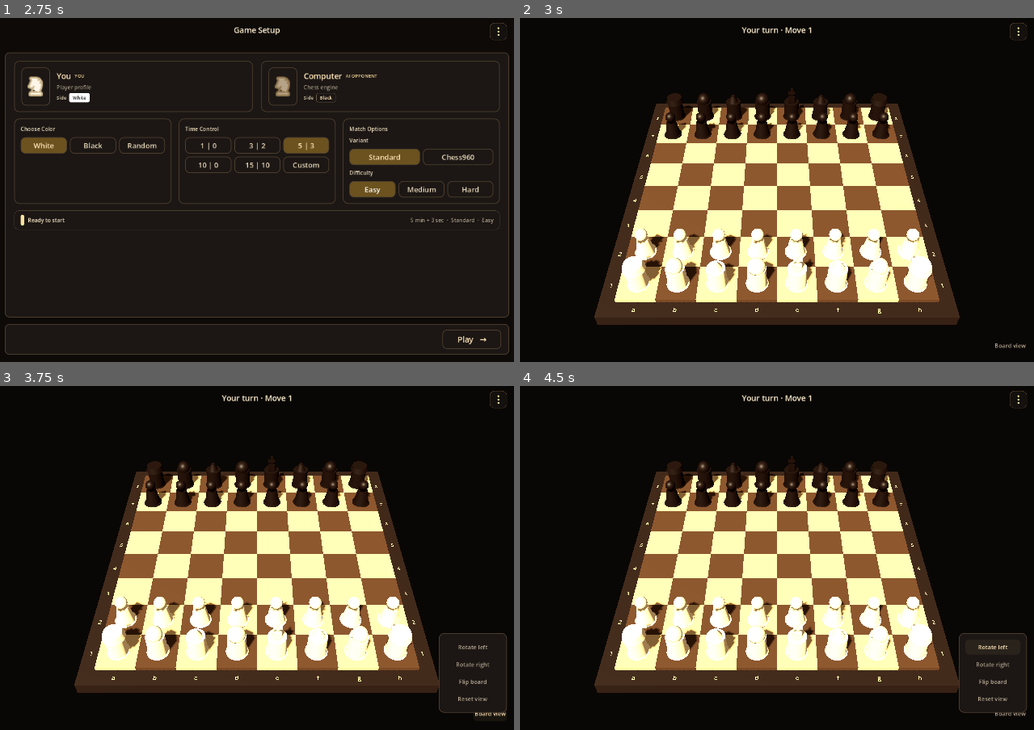
Above: before the commit, frames 1-4 (two rows, left to right).
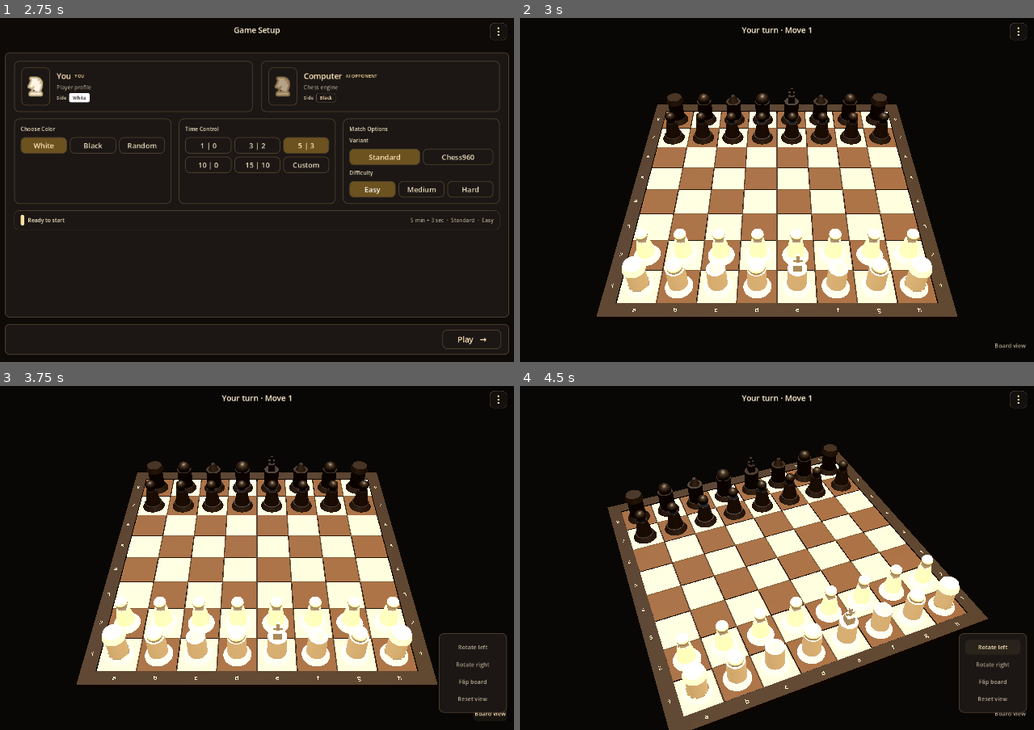
Above: after the commit, the same moments.

Repository: shedrackgodstime/chess-relay
Game: Godot game, scene res://src/ui/app/app_root.tscn
Same seed, same stepped clock (60 frames per second), same inputs: the game is played once before the commit and once after it.
Inputs:
- Up to frame 1 (2.75 s): click "Vs computer" at 0.5 s; click "Easy" at 1.25 s; click "Easy" at 2 s
- Up to frame 2 (3 s): click "Play →" at 2.75 s
- Up to frame 3 (3.75 s): click "Board view" at 3.5 s
- Up to frame 4 (4.5 s): click "Rotate left" at 4.25 s

Frame 1 is identical in both runs. In frame 2, 35% of the frame differs, in the area x 14-86%, y 20-90%; in frame 3, 35%; in frame 4, 40%, in the area x 14-92%, y 16-100%.

Commit message:
checkpoint

Diff:
--- a/godot/src/game/board/board_view.gd
+++ b/godot/src/game/board/board_view.gd
@@ -5,10 +5,14 @@
 
 const BOARD_SIZE := 8
 const SQUARE_SIZE := 1.0
-const BOARD_HEIGHT := 0.16
-const FRAME_MARGIN := 0.42
-const FRAME_HEIGHT := 0.34
-const FRAME_CENTER_Y := -0.12
+const SQUARE_GAP := 0.035
+const SQUARE_THICKNESS := 0.07
+const BOARD_SURFACE_Y := 0.0
+const FRAME_MARGIN := 0.38
+const FRAME_LIP := 0.025
+const FRAME_DEPTH := 0.16
+const PLINTH_DEPTH := 0.26
+const PLINTH_INSET := 0.12
 
 const LIGHT_SQUARE := Color(0.76, 0.67, 0.52, 1.0)
 const DARK_SQUARE := Color(0.28, 0.20, 0.14, 1.0)
@@ -63,7 +67,7 @@
 	var highlight := _make_box(
 		Vector3(SQUARE_SIZE * 0.86, 0.025, SQUARE_SIZE * 0.86),
 		color,
-		Vector3(square_to_world(square, BOARD_HEIGHT + 0.04))
+		Vector3(square_to_world(square, BOARD_SURFACE_Y + 0.012))
 	)
 	highlight.name = "SelectedSquare"
 	_highlights_root.add_child(highlight)
@@ -104,18 +108,14 @@
 	_legal_moves_root = _new_overlay_root("LegalMoves")
 	_check_root = _new_overlay_root("Check")
 	_square_colors = [LIGHT_SQUARE, DARK_SQUARE]
-	var footprint := BOARD_SIZE * SQUARE_SIZE + FRAME_MARGIN * 2.0
-	var frame := _make_box(
-		Vector3(footprint, FRAME_HEIGHT, footprint), FRAME_COLOR, Vector3(0, FRAME_CENTER_Y, 0)
-	)
-	frame.name = "BoardFrame"
-	add_child(frame)
+	_build_frame()
 	for rank in BOARD_SIZE:
 		for file in BOARD_SIZE:
 			var square := _make_box(
-				Vector3(SQUARE_SIZE, BOARD_HEIGHT, SQUARE_SIZE),
+				Vector3(SQUARE_SIZE - SQUARE_GAP, SQUARE_THICKNESS, SQUARE_SIZE - SQUARE_GAP),
 					_square_colors[(file + rank) % 2],
-				square_to_world("%s%d" % [char("a".unicode_at(0) + file), rank + 1], BOARD_HEIGHT * 0.5)
+				square_to_world("%s%d" % [char("a".unicode_at(0) + file), rank + 1],
+					BOARD_SURFACE_Y - SQUARE_THICKNESS * 0.5)
 			)
 			square.name = "Square_%s%d" % [char("a".unicode_at(0) + file), rank + 1]
 			_squares_root.add_child(square)
@@ -126,7 +126,8 @@
 	area.name = "BoardInputSurface"
 	var collision := CollisionShape3D.new()
 	var shape := BoxShape3D.new()
-	shape.size = Vector3(BOARD_SIZE * SQUARE_SIZE, BOARD_HEIGHT, BOARD_SIZE * SQUARE_SIZE)
+	shape.size = Vector3(BOARD_SIZE * SQUARE_SIZE, SQUARE_THICKNESS, BOARD_SIZE * SQUARE_SIZE)
+	area.position.y = BOARD_SURFACE_Y - SQUARE_THICKNESS * 0.5
 	collision.shape = shape
 	area.add_child(collision)
 	area.input_event.connect(_on_board_input)
@@ -140,7 +141,7 @@
 	var board_half := BOARD_SIZE * SQUARE_SIZE * 0.5
 	var frame_half := board_half + FRAME_MARGIN
 	var frame_label_offset := (board_half + frame_half) * 0.5
-	var frame_top := FRAME_CENTER_Y + FRAME_HEIGHT * 0.5
+	var frame_top := FRAME_LIP
 	var label_height := frame_top + 0.004
 	for file in BOARD_SIZE:
 		var file_name := char("a".unicode_at(0) + file)
@@ -201,11 +202,37 @@
 		child.free()
 
 
+func _build_frame() -> void:
+	var inner := BOARD_SIZE * SQUARE_SIZE * 0.5
+	var outer := inner + FRAME_MARGIN
+	var centre_offset := (outer + inner) * 0.5
+	var rail_y := FRAME_LIP - FRAME_DEPTH * 0.5
+	var front_back_size := Vector3(outer * 2.0, FRAME_DEPTH, FRAME_MARGIN)
+	var left_right_size := Vector3(FRAME_MARGIN, FRAME_DEPTH, inner * 2.0)
+	for side in [-1.0, 1.0]:
+		var rail := _make_box(front_back_size, FRAME_COLOR,
+			Vector3(0.0, rail_y, side * centre_offset))
+		rail.name = "FrameRail_%s" % ("Front" if side > 0.0 else "Back")
+		add_child(rail)
+		rail = _make_box(left_right_size, FRAME_COLOR,
+			Vector3(side * centre_offset, rail_y, 0.0))
+		rail.name = "FrameRail_%s" % ("Right" if side > 0.0 else "Left")
+		add_child(rail)
+	var plinth_half := outer - PLINTH_INSET
+	var plinth := _make_box(
+		Vector3(plinth_half * 2.0, PLINTH_DEPTH, plinth_half * 2.0),
+		FRAME_COLOR,
+		Vector3(0.0, -SQUARE_THICKNESS - PLINTH_DEPTH * 0.5, 0.0)
+	)
+	plinth.name = "BoardPlinth"
+	add_child(plinth)
+
+
 func _square_overlay(square: String, color: Color, prefix: String) -> MeshInstance3D:
 	var overlay := _make_box(
 		Vector3(SQUARE_SIZE * 0.84, 0.026, SQUARE_SIZE * 0.84),
 		color,
-		Vector3(square_to_world(square, BOARD_HEIGHT + 0.045))
+		Vector3(square_to_world(square, BOARD_SURFACE_Y + 0.012))
 	)
 	overlay.name = "%s_%s" % [prefix, square]
 	return overlay
--- /dev/null
+++ b/godot/src/game/camera/orbit_camera.gd
@@ -0,0 +1,60 @@
+class_name GameOrbitCamera
+extends Camera3D
+
+@export var target := Vector3.ZERO
+@export var yaw_degrees := 0.0
+@export var pitch_degrees := 45.0
+@export var distance := 15.27
+@export var min_distance := 9.0
+@export var max_distance := 22.0
+@export var min_pitch_degrees := 24.0
+@export var max_pitch_degrees := 72.0
+@export var rotate_degrees_per_pixel := 0.45
+@export var wheel_zoom_step := 1.12
+
+var _dragging_mouse := false
+
+
+func _ready() -> void:
+	_apply()
+
+
+func reset_view(new_yaw := 0.0, new_pitch := 45.0) -> void:
+	yaw_degrees = new_yaw
+	pitch_degrees = new_pitch
+	_apply()
+
+
+func set_distance(new_distance: float) -> void:
+	distance = clampf(new_distance, min_distance, max_distance)
+	_apply()
+
+
+func orbit_by(yaw_delta: float, pitch_delta := 0.0) -> void:
+	yaw_degrees = fmod(yaw_degrees + yaw_delta, 360.0)
+	pitch_degrees = clampf(pitch_degrees + pitch_delta, min_pitch_degrees, max_pitch_degrees)
+	_apply()
+
+
+func _apply() -> void:
+	var yaw := deg_to_rad(yaw_degrees)
+	var pitch := deg_to_rad(pitch_degrees)
+	var offset := Vector3(
+		cos(pitch) * sin(yaw),
+		sin(pitch),
+		cos(pitch) * cos(yaw)
+	) * distance
+	transform = Transform3D(Basis(), target + offset).looking_at(target, Vector3.UP)
+
+
+func _unhandled_input(event: InputEvent) -> void:
+	if event is InputEventMouseButton:
+		if event.button_index == MOUSE_BUTTON_LEFT:
+			_dragging_mouse = event.pressed
+		elif event.pressed and event.button_index == MOUSE_BUTTON_WHEEL_UP:
+			set_distance(distance / wheel_zoom_step)
+		elif event.pressed and event.button_index == MOUSE_BUTTON_WHEEL_DOWN:
+			set_distance(distance * wheel_zoom_step)
+	elif event is InputEventMouseMotion and _dragging_mouse:
+		orbit_by(-event.relative.x * rotate_degrees_per_pixel,
+			-event.relative.y * rotate_degrees_per_pixel)
--- a/godot/src/game/pieces/piece_view.gd
+++ b/godot/src/game/pieces/piece_view.gd
@@ -15,11 +15,13 @@
 func configure(type: String, piece_side: String) -> void:
 	piece_type = type
 	side = piece_side
+	rotation.y = PI if side == "black" else 0.0
 	if is_node_ready():
 		_build_visual()
 
 
 func _build_visual() -> void:
+	rotation.y = PI if side == "black" else 0.0
 	for child in get_children():
 		child.queue_free()
 	var root_material := StandardMaterial3D.new()
@@ -32,7 +34,7 @@
 	base_mesh.height = 0.16
 	base.mesh = base_mesh
 	base.material_override = root_material
-	base.position.y = 0.1
+	base.position.y = 0.08
 	add_child(base)
 	var body := MeshInstance3D.new()
 	var body_mesh := CylinderMesh.new()
--- a/godot/src/ui/screens/game/game_screen.gd
+++ b/godot/src/ui/screens/game/game_screen.gd
@@ -11,15 +11,7 @@
 @onready var _camera: Camera3D = %Camera
 @onready var _board_view_button: Button = %BoardViewButton
 
-const CAMERA_DISTANCE := 15.27
-const CAMERA_MIN_PITCH := 24.0
-const CAMERA_MAX_PITCH := 72.0
-const CAMERA_DRAG_SENSITIVITY := 0.35
-
-var _camera_yaw := 0.0
-var _camera_pitch := 45.0
 var _camera_scale := 1.0
-var _orbit_dragging := false
 
 
 func _ready() -> void:
@@ -35,51 +27,35 @@
 		_update_camera_framing()
 
 
-func _input(event: InputEvent) -> void:
-	if event is InputEventMouseButton and event.button_index == MOUSE_BUTTON_LEFT:
-		if event.pressed and event.position.y > 80.0 \
-			and not _board_view_button.get_global_rect().has_point(event.position):
-			_orbit_dragging = true
-			get_viewport().set_input_as_handled()
-		elif not event.pressed:
-			_orbit_dragging = false
-	elif event is InputEventMouseMotion and _orbit_dragging:
-		_camera_yaw -= event.relative.x * CAMERA_DRAG_SENSITIVITY
-		_camera_pitch = clampf(
-			_camera_pitch + event.relative.y * CAMERA_DRAG_SENSITIVITY,
-			CAMERA_MIN_PITCH,
-			CAMERA_MAX_PITCH
-		)
-		_apply_camera_orbit()
-		get_viewport().set_input_as_handled()
-
-
 func _toggle_board_view_menu() -> void:
-	var existing := get_node_or_null("HUD/BoardViewMenu")
+	var existing := get_node_or_null("HUD/BoardViewOverlay")
 	if existing != null:
 		existing.queue_free()
 		return
+	var overlay := Control.new()
+	overlay.name = "BoardViewOverlay"
+	overlay.set_anchors_and_offsets_preset(Control.PRESET_FULL_RECT)
+	overlay.mouse_filter = Control.MOUSE_FILTER_STOP
+	overlay.gui_input.connect(_on_board_view_overlay_input.bind(overlay))
+	$HUD.add_child(overlay)
 	var menu := PanelContainer.new()
 	menu.name = "BoardViewMenu"
 	menu.theme_type_variation = &"Card"
 	menu.custom_minimum_size = Vector2(190.0, 0.0)
 	menu.position = Vector2(maxf(size.x - 214.0, 16.0), size.y - 270.0)
-	$HUD.add_child(menu)
+	overlay.add_child(menu)
 	var actions := VBoxContainer.new()
 	actions.add_theme_constant_override("separation", 6)
 	menu.add_child(actions)
-	actions.add_child(_board_view_action("Rotate left", -90.0, menu))
-	actions.add_child(_board_view_action("Rotate right", 90.0, menu))
+	actions.add_child(_board_view_action("Rotate left", -22.5, menu))
+	actions.add_child(_board_view_action("Rotate right", 22.5, menu))
 	actions.add_child(_board_view_action("Flip board", 180.0, menu))
 	var reset := Button.new()
 	reset.text = "Reset view"
 	reset.custom_minimum_size.y = 42.0
 	reset.theme_type_variation = &"QuietButton"
 	reset.pressed.connect(func():
-		_camera_yaw = 0.0
-		_camera_pitch = 45.0
-		_apply_camera_orbit()
-		menu.queue_free()
+		_camera.reset_view()
 	)
 	actions.add_child(reset)
 
@@ -90,11 +66,18 @@
 	action.custom_minimum_size.y = 42.0
 	action.theme_type_variation = &"QuietButton"
 	action.pressed.connect(func():
-		_camera_yaw += degrees
-		_apply_camera_orbit()
-		menu.queue_free()
+		_camera.orbit_by(degrees)
 	)
 	return action
+
+
+func _on_board_view_overlay_input(event: InputEvent, overlay: Control) -> void:
+	if event is InputEventMouseButton and event.pressed:
+		overlay.queue_free()
+		get_viewport().set_input_as_handled()
+	elif event is InputEventScreenTouch and event.pressed:
+		overlay.queue_free()
+		get_viewport().set_input_as_handled()
 
 
 func _update_camera_framing(width: float = -1.0, height: float = -1.0) -> void:
@@ -105,19 +88,7 @@
 		return
 	var aspect := viewport_width / viewport_height
 	_camera_scale = clampf(1.5 / maxf(aspect, 0.65), 1.0, 1.45)
-	_apply_camera_orbit()
-
-
-func _apply_camera_orbit() -> void:
-	var yaw := deg_to_rad(_camera_yaw)
-	var pitch := deg_to_rad(_camera_pitch)
-	var distance := CAMERA_DISTANCE * _camera_scale
-	_camera.position = Vector3(
-		sin(yaw) * cos(pitch) * distance,
-		sin(pitch) * distance,
-		cos(yaw) * cos(pitch) * distance
-	)
-	_camera.look_at(Vector3.ZERO, Vector3.UP)
+	_camera.set_distance(15.27 * _camera_scale)
 
 
 func _on_square_pressed(square: String) -> void:
--- a/godot/src/ui/screens/game/game_screen.tscn
+++ b/godot/src/ui/screens/game/game_screen.tscn
@@ -1,8 +1,9 @@
-[gd_scene load_steps=5 format=3]
+[gd_scene load_steps=6 format=3]
 
 [ext_resource type="Script" path="res://src/ui/screens/game/game_screen.gd" id="1_game"]
 [ext_resource type="PackedScene" path="res://src/game/board/board_view.tscn" id="2_board"]
 [ext_resource type="PackedScene" path="res://src/ui/components/game_header/game_header.tscn" id="3_header"]
+[ext_resource type="Script" path="res://src/game/camera/orbit_camera.gd" id="4_camera"]
 
 [sub_resource type="Environment" id="Environment_game"]
 background_mode = 1
@@ -28,10 +29,34 @@
 environment = SubResource("Environment_game")
 
 [node name="KeyLight" type="DirectionalLight3D" parent="World"]
-rotation_degrees = Vector3(-52, -28, 0)
+rotation_degrees = Vector3(-90, 0, 0)
 light_color = Color(1, 0.91, 0.75, 1)
 light_energy = 1.35
 shadow_enabled = true
+
+[node name="OpponentFillLight" type="OmniLight3D" parent="World"]
+position = Vector3(0, 6, -7)
+light_color = Color(0.82, 0.88, 1, 1)
+light_energy = 0.55
+omni_range = 18.0
+
+[node name="PlayerFillLight" type="OmniLight3D" parent="World"]
+position = Vector3(0, 6, 7)
+light_color = Color(1, 0.9, 0.76, 1)
+light_energy = 0.55
+omni_range = 18.0
+
+[node name="LeftFillLight" type="OmniLight3D" parent="World"]
+position = Vector3(-7, 5, 0)
+light_color = Color(0.84, 0.9, 1, 1)
+light_energy = 0.35
+omni_range = 18.0
+
+[node name="RightFillLight" type="OmniLight3D" parent="World"]
+position = Vector3(7, 5, 0)
+light_color = Color(1, 0.86, 0.72, 1)
+light_energy = 0.35
+omni_range = 18.0
 
 [node name="Camera" type="Camera3D" parent="World"]
 unique_name_in_owner = true
@@ -39,6 +64,7 @@
 rotation_degrees = Vector3(-43, 0, 0)
 current = true
 fov = 38.0
+script = ExtResource("4_camera")
 
 [node name="Board" parent="World" instance=ExtResource("2_board")]
 unique_name_in_owner = true
--- a/godot/tests/ui_smoke_test.gd
+++ b/godot/tests/ui_smoke_test.gd
@@ -181,14 +181,28 @@
 		"board exposes file coordinate labels")
 	_check(game._board.get_node("Coordinates/RankLeft_1").mesh.text == "1",
 		"board exposes rank coordinate labels")
-	_check(is_equal_approx(game._board.get_node("Coordinates/FileFront_a").position.z, 4.21),
+	_check(is_equal_approx(game._board.get_node("Coordinates/FileFront_a").position.z, 4.19),
 		"file labels are pinned to the frame midpoint")
-	_check(is_equal_approx(game._board.get_node("Coordinates/RankLeft_1").position.x, -4.21),
+	_check(is_equal_approx(game._board.get_node("Coordinates/RankLeft_1").position.x, -4.19),
 		"rank labels are pinned to the frame midpoint")
-	_check(is_equal_approx(game._board.get_node("Coordinates/FileFront_a").position.y, 0.054),
+	_check(is_equal_approx(game._board.get_node("Coordinates/FileFront_a").position.y, 0.029),
 		"coordinate markings sit on the frame top surface")
 	_check(game._pieces.get_child_count() == 32,
 		"game screen renders a complete demo position")
+	var key_light := game.get_node("World/KeyLight") as DirectionalLight3D
+	_check(is_equal_approx(key_light.rotation_degrees.x, -90.0),
+		"game key light is directly above the board")
+	_check(game.get_node("World/OpponentFillLight") is OmniLight3D,
+		"game has an opponent-side fill light")
+	_check(game.get_node("World/PlayerFillLight") is OmniLight3D,
+		"game has a player-side fill light")
+	_check(game.get_node("World/LeftFillLight") is OmniLight3D,
+		"game has a left-side fill light")
+	_check(game.get_node("World/RightFillLight") is OmniLight3D,
+		"game has a right-side fill light")
+	var black_piece := game._pieces.get_child(2) as ChessPieceView
+	_check(is_equal_approx(black_piece.rotation.y, PI),
+		"black pieces face the opposing side")
 	game._update_camera_framing(1440.0, 900.0)
 	var wide_camera_height := game._camera.position.y
 	game._update_camera_framing(640.0, 900.0)
@@ -198,16 +212,44 @@
 	_check(is_equal_approx(game._camera.position.y, wide_camera_height),
 		"game camera restores framing for a wide viewport")
 	var initial_camera_position := game._camera.position
-	game._camera_yaw = 90.0
-	game._apply_camera_orbit()
+	game._camera.orbit_by(90.0)
 	_check(not game._camera.position.is_equal_approx(initial_camera_position),
 		"game camera orbits around the board")
+	var drag_yaw: float = game._camera.yaw_degrees
+	var drag_start := InputEventMouseButton.new()
+	drag_start.button_index = MOUSE_BUTTON_LEFT
+	drag_start.pressed = true
+	game._camera._unhandled_input(drag_start)
+	var drag_motion := InputEventMouseMotion.new()
+	drag_motion.relative = Vector2(40.0, 0.0)
+	game._camera._unhandled_input(drag_motion)
+	var drag_end := InputEventMouseButton.new()
+	drag_end.button_index = MOUSE_BUTTON_LEFT
+	drag_end.pressed = false
+	game._camera._unhandled_input(drag_end)
+	_check(not is_equal_approx(game._camera.yaw_degrees, drag_yaw),
+		"camera drag input changes orbit yaw")
+	var camera_distance: float = game._camera.distance
+	game._camera.set_distance(camera_distance + 2.0)
+	_check(game._camera.distance > camera_distance,
+		"game camera zooms out within its distance contract")
 	game._board_view_button.pressed.emit()
-	_check(game.get_node_or_null("HUD/BoardViewMenu") != null,
+	_check(game.get_node_or_null("HUD/BoardViewOverlay/BoardViewMenu") != null,
 		"game opens board view controls")
-	game.get_node("HUD/BoardViewMenu").get_child(0).get_child(2).pressed.emit()
-	_check(is_equal_approx(game._camera_yaw, 270.0),
+	game.get_node("HUD/BoardViewOverlay/BoardViewMenu").get_child(0).get_child(1).pressed.emit()
+	_check(is_equal_approx(game._camera.yaw_degrees, 94.5),
+		"board view controls rotate by the prototype step")
+	_check(game.get_node_or_null("HUD/BoardViewOverlay/BoardViewMenu") != null,
+		"board view stays open after an internal action")
+	game.get_node("HUD/BoardViewOverlay/BoardViewMenu").get_child(0).get_child(2).pressed.emit()
+	_check(is_equal_approx(game._camera.yaw_degrees, 274.5),
 		"board view controls flip the board")
+	var outside_click := InputEventMouseButton.new()
+	outside_click.pressed = true
+	game._on_board_view_overlay_input(outside_click,
+		game.get_node("HUD/BoardViewOverlay"))
+	_check(game.get_node("HUD/BoardViewOverlay").is_queued_for_deletion(),
+		"board view closes from an outside click")
 	for square in ["a1", "e4", "h8"]:
 		_check(game._board.world_to_square(game._board.square_to_world(square)) == square,
 			"board coordinate round trip works for %s" % square)
Not shown, added: godot/src/game/camera/orbit_camera.gd.uid
Not shown, changed: godot/docs/architecture/game_screen_3d.md
